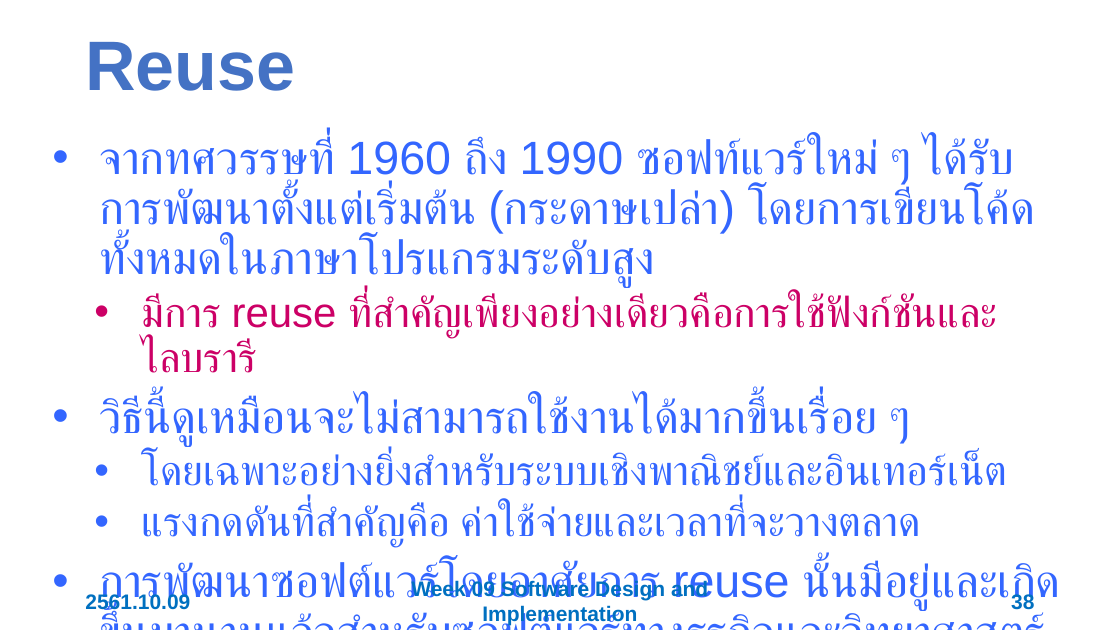
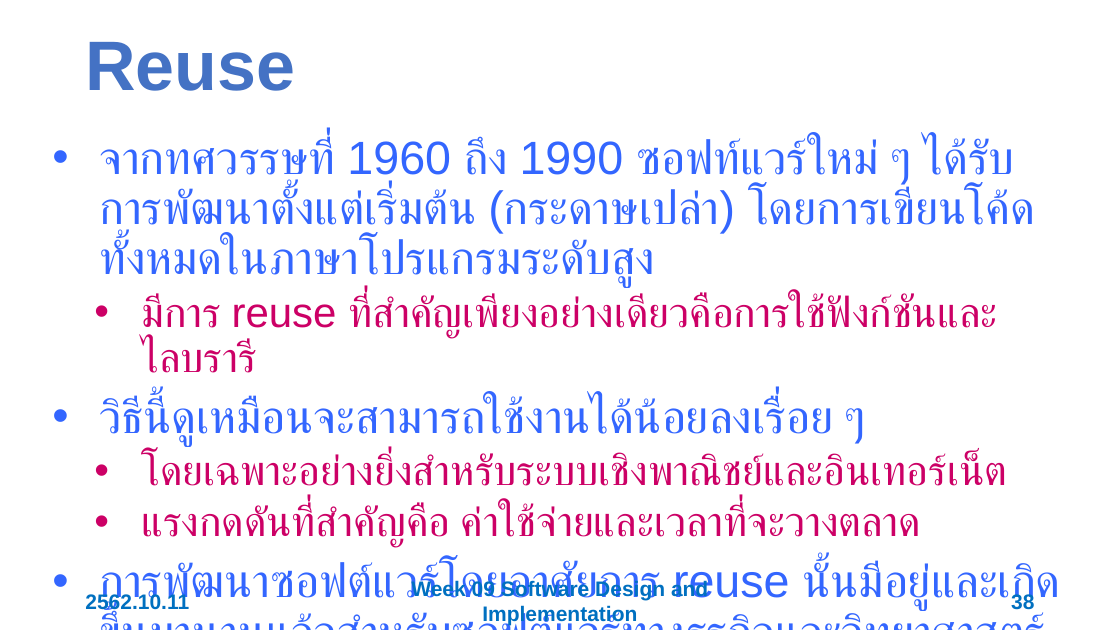
Before and after one commit to 03376806-software-engineering/Week-09-Software-Implementation, a slide deck: slide 38 of Slides/Week 09 Software Implementation.pptx. Drawn at 1120x630 pixels with LibreOffice and Linux fonts; fonts in the diff are those of the drawing. Boxes give left, top, right and bottom in pixels: in the first picture for what was removed or moved away, otherwise in the second. Text is boxed around its words. In the diff, an @@ line names an element or a change of style, - is before the commit and + after.

```diff
--- a/Slides/Week 09 Software Implementation.pptx
+++ b/Slides/Week 09 Software Implementation.pptx
@@ text at (x1=99, y1=396, x2=866, y2=446): text changed @@
-• วิธีนี้ดูเหมือนจะไม่สามารถใช้งานได้มากขึ้นเรื่อย ๆ
+• วิธีนี้ดูเหมือนจะสามารถใช้งานได้น้อยลงเรื่อย ๆ
@@ text at (x1=141, y1=453, x2=1008, y2=548): text colour #3366FF to #CC0066 in "โดยเฉพาะอย่างยิ่งสำหรับระบบเชิงพาณิชย์และอินเทอร์เน็ต", "แรงกดดันที่สำคัญคือ ค่าใช้จ่ายและเวลาที่จะวางตลาด" @@
@@ text at (x1=85, y1=592, x2=189, y2=613): text changed @@
-2561.10.09
+2562.10.11
```
Also in this commit, not shown: 57 other slides changed.
